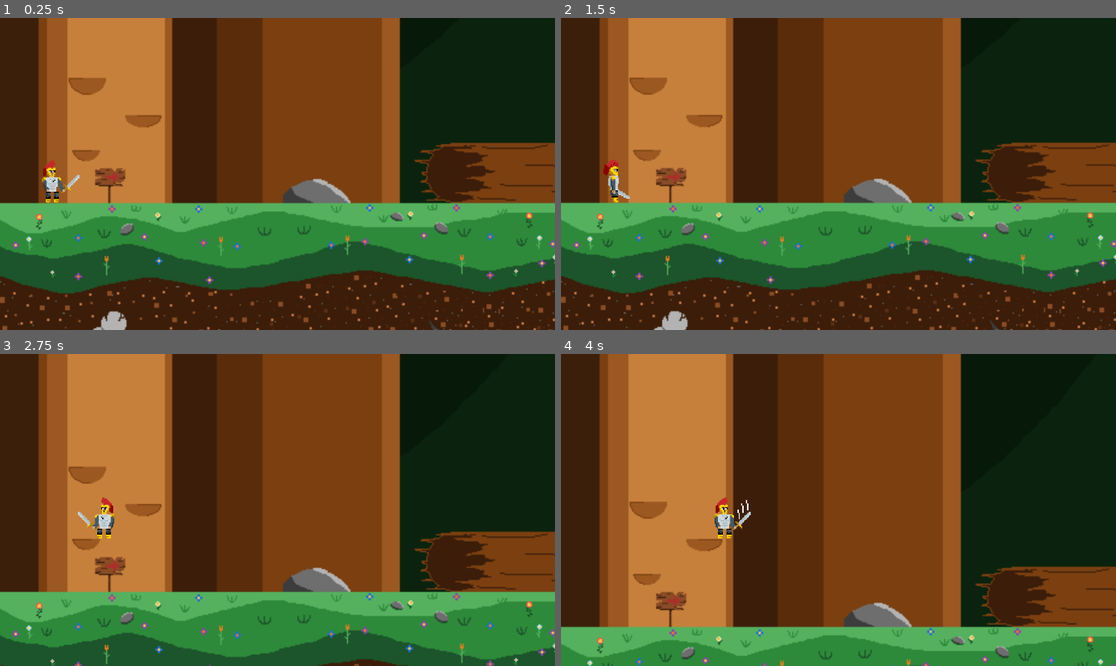
Above: before the commit, frames 1-4 (two rows, left to right).
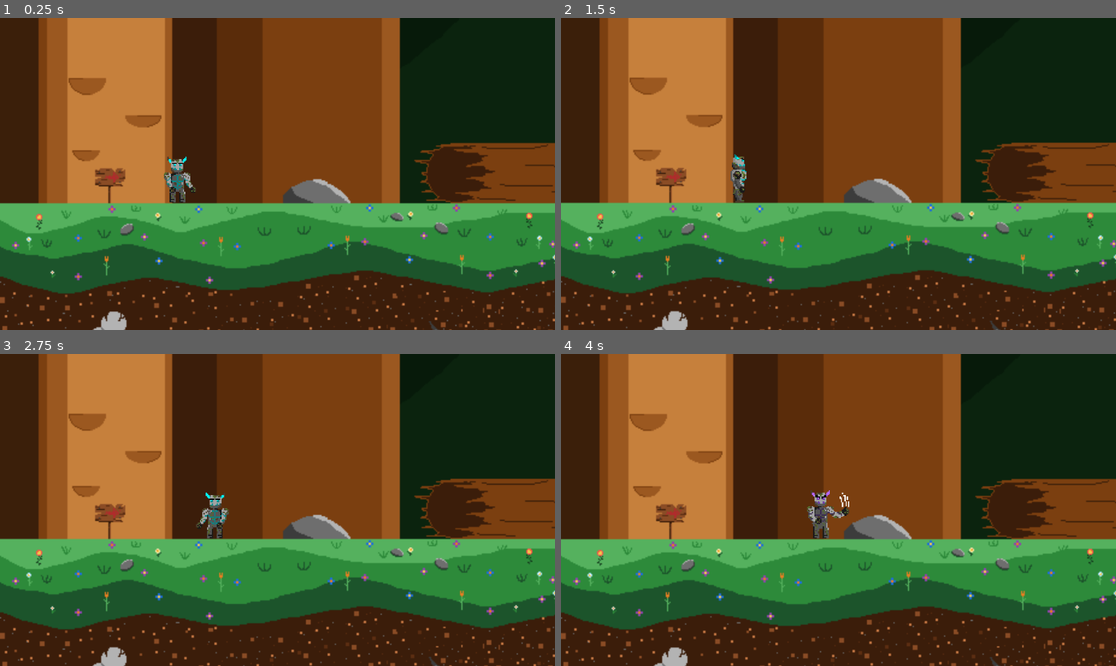
Above: after the commit, the same moments.

Repository: Eric-NS/KhaosDoom-Remaster
Game: Godot game, scene res://scenes/stage1.tscn
Same seed, same stepped clock (60 frames per second), same inputs: the game is played once before the commit and once after it. The project has no main scene, so this scene is started directly.
Inputs:
- Up to frame 1 (0.25 s): no input
- Up to frame 2 (1.5 s): hold D (right) from 0.53 s (still down); tap P (melee) at 0.6 s; tap W (jump) at 0.77 s; tap Q (special) at 1.35 s
- Up to frame 3 (2.75 s): tap W (jump) at 1.52 s; release D (right) at 2.03 s; hold A (left) from 2.03 s (still down); tap P (melee) at 2.1 s
- Up to frame 4 (4 s): release A (left) at 2.78 s; hold D (right) from 2.78 s (still down); tap Q (special) at 2.85 s; tap W (jump) at 3.02, 3.77 s; tap P (melee) at 3.6 s

The runs differ from the first frame. In frame 1, 0.8% of the frame differs, in the area x 7-36%, y 44-60%; in frame 2, 0.6%; in frame 3, 47%; in frame 4, 48%, in the area x 0-100%, y 19-100%.

Commit message:
mini cambios

Diff:
--- a/objects/archer.tscn
+++ b/objects/archer.tscn
@@ -197,6 +197,7 @@
 }
 
 [node name="Archer" type="CharacterBody2D" unique_id=1710311515 groups=["Player"]]
+z_index = 1
 script = ExtResource("1_wvur2")
 speed = 220.0
 speed_max = 220.0
@@ -246,5 +247,6 @@
 position_smoothing_enabled = true
 position_smoothing_speed = 10.0
 
+[connection signal="area_entered" from="Hitbox" to="." method="_on_hitbox_area_entered"]
 [connection signal="animation_finished" from="AnimationTree" to="." method="_on_animation_tree_animation_finished"]
 [connection signal="timeout" from="JumpHeight" to="." method="_on_jump_height_timeout"]
--- a/objects/golem.tscn
+++ b/objects/golem.tscn
@@ -247,5 +247,6 @@
 position_smoothing_enabled = true
 position_smoothing_speed = 10.0
 
+[connection signal="area_entered" from="Hitbox" to="." method="_on_hitbox_area_entered"]
 [connection signal="animation_finished" from="AnimationTree" to="." method="_on_animation_tree_animation_finished"]
 [connection signal="timeout" from="JumpHeight" to="." method="_on_jump_height_timeout"]
--- a/scenes/stage1.tscn
+++ b/scenes/stage1.tscn
@@ -7,9 +7,9 @@
 [ext_resource type="Texture2D" uid="uid://dhlya4poa8ith" path="res://sprites/nivel1-5.png" id="5_5jilv"]
 [ext_resource type="Texture2D" uid="uid://c31qbsk3r0p22" path="res://sprites/nivel1-6.png" id="6_212wl"]
 [ext_resource type="Texture2D" uid="uid://gku1r1gtc7bw" path="res://sprites/nivel1-7.png" id="7_310cc"]
-[ext_resource type="PackedScene" uid="uid://bfpdbp8chpy7g" path="res://objects/warrior.tscn" id="8_ikwov"]
 [ext_resource type="PackedScene" uid="uid://r7oouirqumua" path="res://objects/nenufar.tscn" id="9_co1ia"]
 [ext_resource type="PackedScene" uid="uid://da56hw3lw8423" path="res://objects/nenufarflor.tscn" id="10_4fnny"]
+[ext_resource type="PackedScene" uid="uid://biqvsglslyl7u" path="res://objects/golem.tscn" id="10_4rt7r"]
 [ext_resource type="PackedScene" uid="uid://cqgqshruhsraa" path="res://objects/tronco.tscn" id="11_5jilv"]
 
 [sub_resource type="Animation" id="Animation_003fr"]
@@ -284,9 +284,6 @@
 shape = SubResource("RectangleShape2D_pog00")
 debug_color = Color(0.9627866, 0.19569221, 7.70092e-07, 0.41960785)
 
-[node name="Warrior" parent="." unique_id=1710311515 instance=ExtResource("8_ikwov")]
-position = Vector2(45, 611)
-
 [node name="Nenufar" parent="." unique_id=638461480 instance=ExtResource("9_co1ia")]
 position = Vector2(764, 640)
 
@@ -298,3 +295,6 @@
 
 [node name="Tronco" parent="." unique_id=387586005 instance=ExtResource("11_5jilv")]
 position = Vector2(818, 640)
+
+[node name="Golem" parent="." unique_id=1710311515 instance=ExtResource("10_4rt7r")]
+position = Vector2(148, 610)
